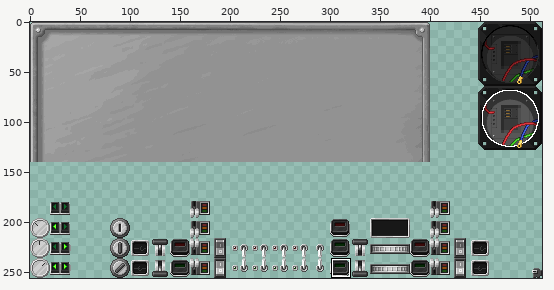
A sprite sheet gets an edit: mccore/src/main/resources/assets/mts/textures/guis/panel.png. Above: a wide view before the commit, with the close-up outlined.
Close-up. First the earlier version:
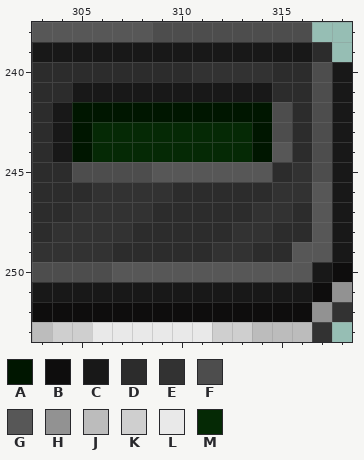
The file is 512x256 pixels. Pixels under 10% opacity are left out. Colours within 5 levels of each other are drawn and written as one. Shown: x 303..318, y 238..253. The commit also changed other parts of the picture, which this record leaves out.
Palette (. is transparent): A #001600  B #0e0d0d  C #181818  D #2c2c2c  E #323232  F #4d4d4d  G #575757  H #929292  J #bcbcbc  K #cfcfcf  L #e9e9e9  M #052905
Pixels before, first column x 303:
238 GGGGGGFFFFFFFF..
239 CCCCCCCCCCCCCCD.
240 DDDDDDDDEEEEDDFC
241 DDCCCCCCCCCCDDFC
242 DCAAAAAAAAAAFDFC
243 DCAMMMMMMMMAFDFC
244 DCAMMMMMMMMAGDFC
245 DDFFFFGGGGGGDEFC
246 DDDEEEEDDDDDEEGC
247 DDEEEEDDDDDEEDGC
248 DEEEEDDDDDEEDDGC
249 EEEEDDDDDEEDDGGC
250 FFFFGGGGGGGGGGCB
251 CCCCCCCCCCCCCCBH
252 BBBBBBBBBBBBBBHE
253 JKKLLLLLLKKJJJE.
New version:
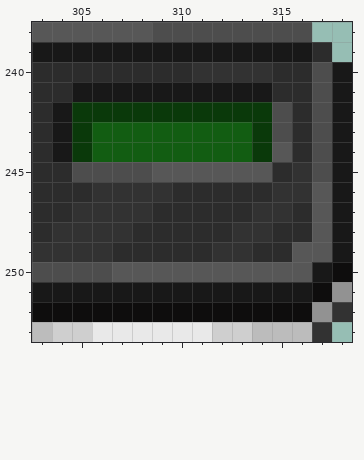
Changes in this commit:
colour A: #001600 -> #0a390a
colour M: #052905 -> #125d12
Boxes around the changes in both close-ups, in picture pixels (x1, y1, x2, y2):
changed: (72, 102, 272, 162)
